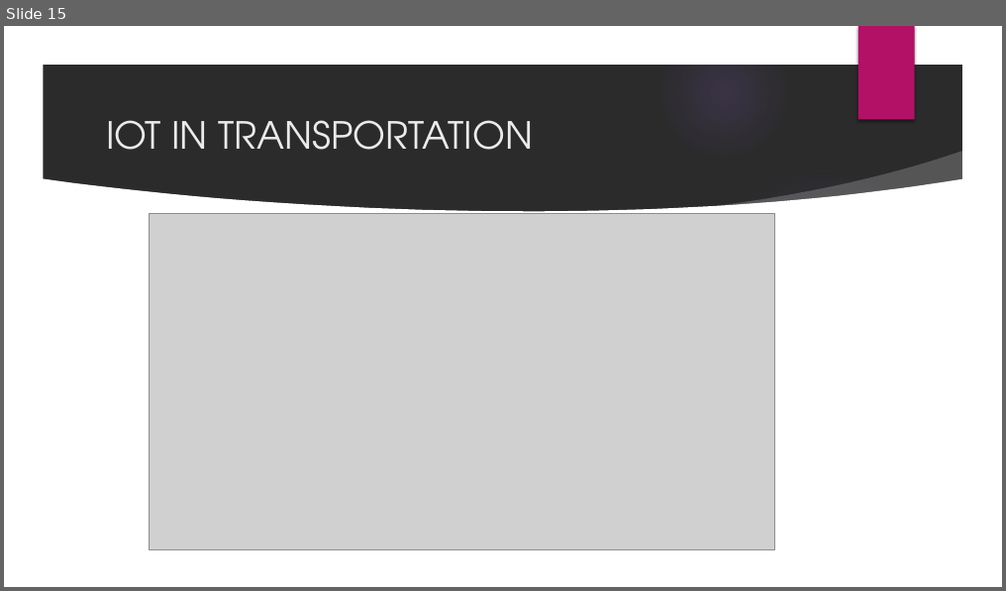
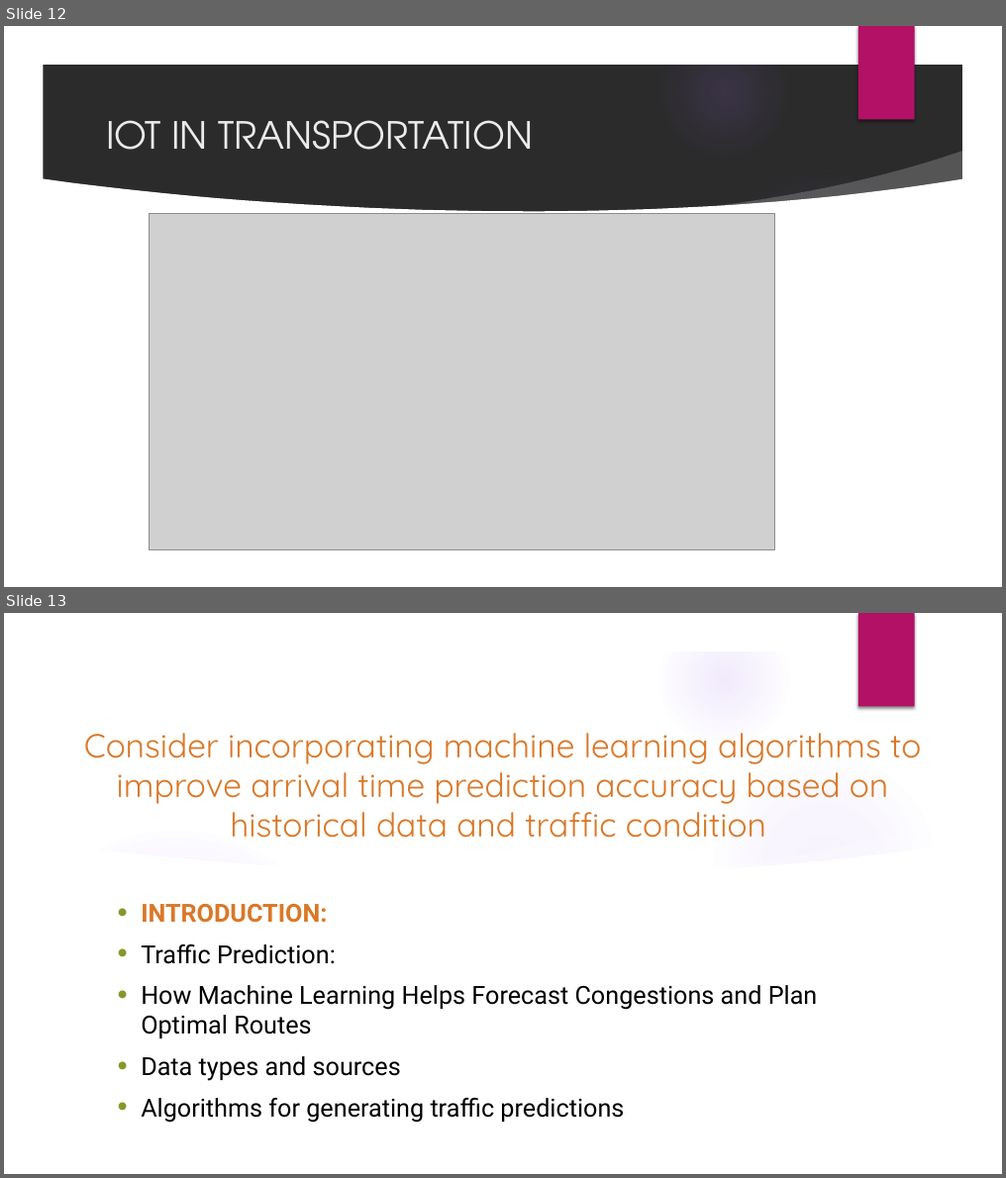
Before and after one commit to Kani-mozhi3/IOT-project, a slide deck: IOT project.pptx. Shown one above the other, each under a label of ours: slide 15 before the commit, slides 12 and 13 after it. The pictures are 1006x591 and 1006x1178 pixels, drawn with LibreOffice and Linux fonts; fonts in the diff are those of the drawing; grey boxes stand for pictures; background and template pictures are left out; a plain dark background stands for a picture behind light text. Boxes give left, top, right and bottom in pixels: in the first picture for what was removed or moved away, otherwise in the second. Text is boxed around its words. In the diff, an @@ line names an element or a change of style, - is before the commit and + after.

```diff
--- a/IOT project.pptx
+++ b/IOT project.pptx
@@ slide 13 added at bbox=[4, 613, 1002, 1174], background picture (left out); not listed: 7 template elements that a slide beside it also shows @@
@@ text added at bbox=[84, 733, 921, 838], 32 pt, text #D97828 @@
+Consider incorporating machine learning algorithms to improve arrival time prediction accuracy based on historical data and traffic condition
@@ freeform shape added at bbox=[698, 813, 971, 894], fill #FFFFFF at 20% opacity @@
@@ freeform shape added at bbox=[42, 842, 964, 1137], fill #FFFFFF @@
@@ text added at bbox=[141, 904, 818, 1123], 24 pt, text #000000 @@
+• INTRODUCTION:
+• Traffic Prediction:
+• How Machine Learning Helps Forecast Congestions and Plan Optimal Routes
+• Data types and sources
+• Algorithms for generating traffic predictions
@@ what was slide 15 is now slide 12 @@
```
Also in this commit, not shown: 6 slides changed, 36 other slides added, 3 slides removed.
